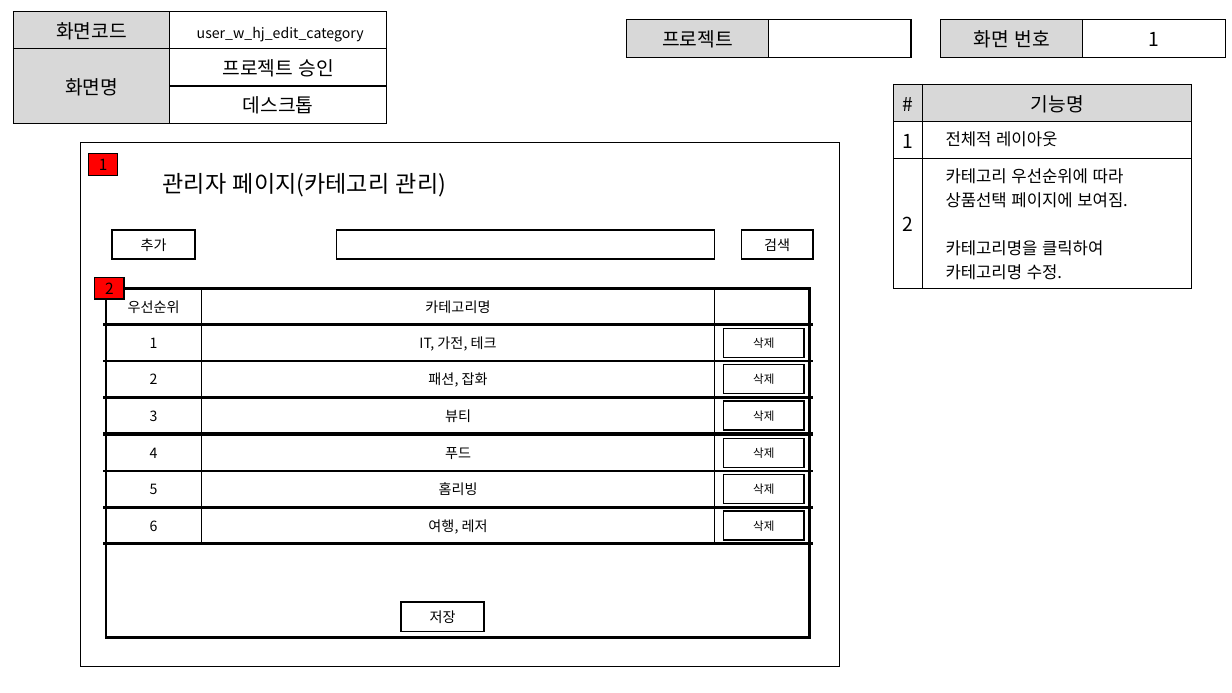
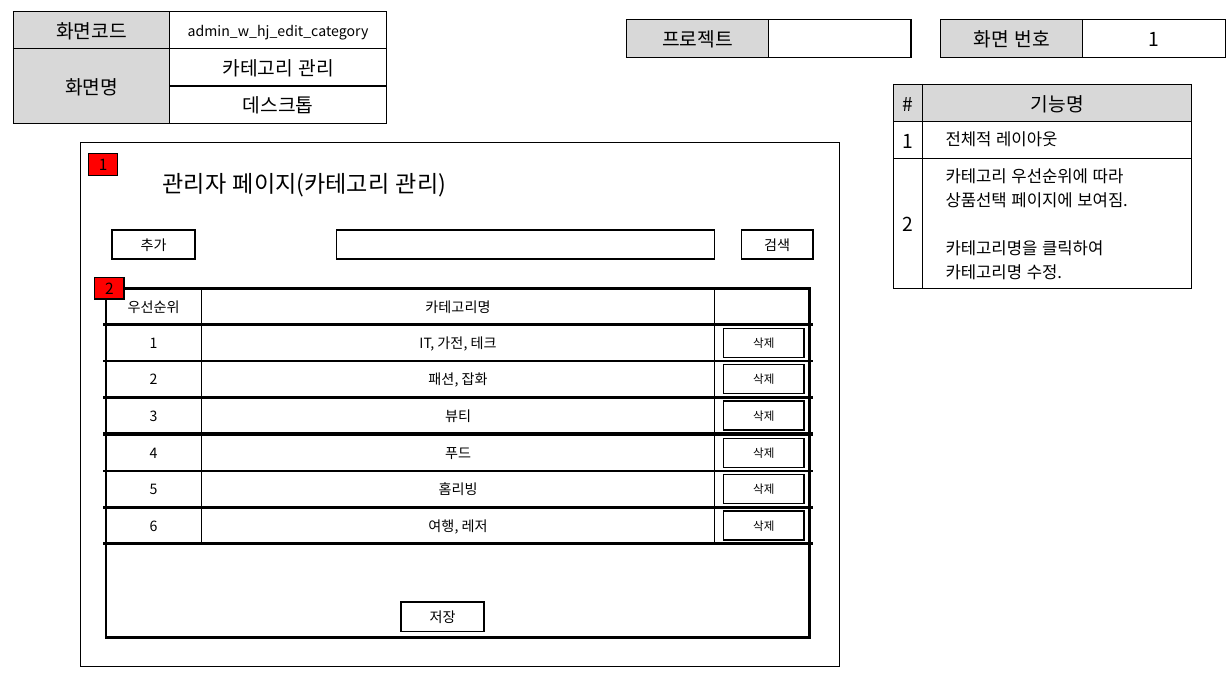
Before and after one commit to ezenteam2/EzenCrowdFunding, a slide deck: slide 64 of project03 화면설계서/project03 - 화면 설계서 - 형준.pptx. Drawn at 1232x693 pixels with LibreOffice and Linux fonts; fonts in the diff are those of the drawing. Boxes give left, top, right and bottom in pixels: in the first picture for what was removed or moved away, otherwise in the second. Text is boxed around its words. In the diff, an @@ line names an element or a change of style, - is before the commit and + after.

```diff
--- a/project03 화면설계서/project03 - 화면 설계서 - 형준.pptx
+++ b/project03 화면설계서/project03 - 화면 설계서 - 형준.pptx
@@ table at bbox=[13, 12, 386, 118] @@
-row 1, column 2: user_w_hj_edit_category
+row 1, column 2: admin_w_hj_edit_category
-row 2, column 2: 프로젝트 승인
+row 2, column 2: 카테고리 관리
```
Also in this commit, not shown: 3 other files.
